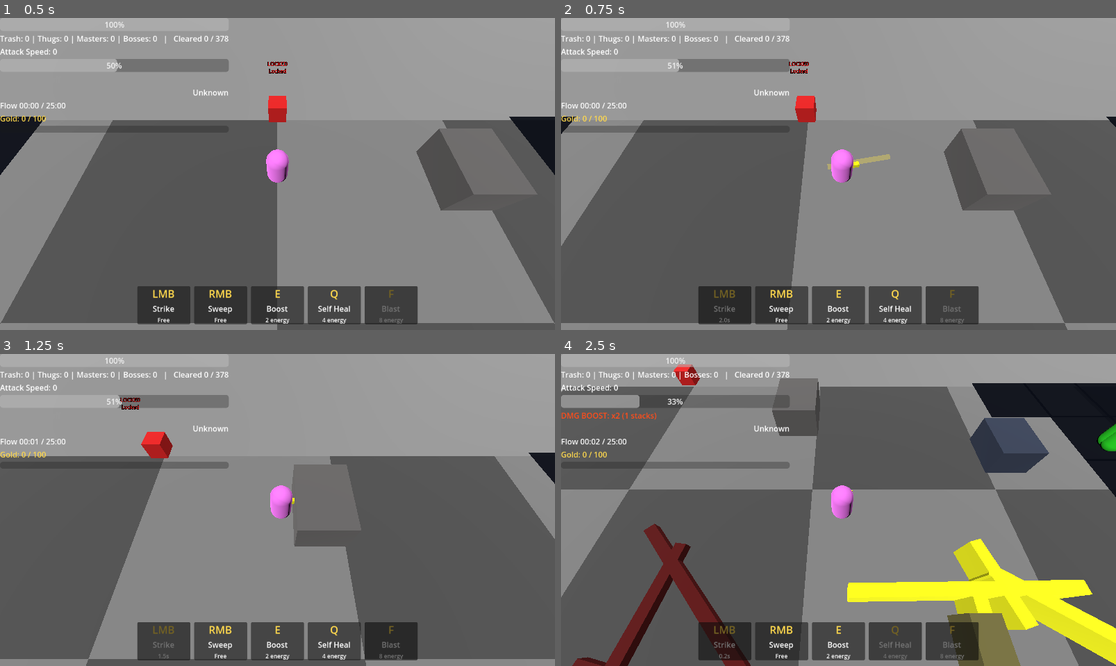
Above: before the commit, frames 1-4 (two rows, left to right).
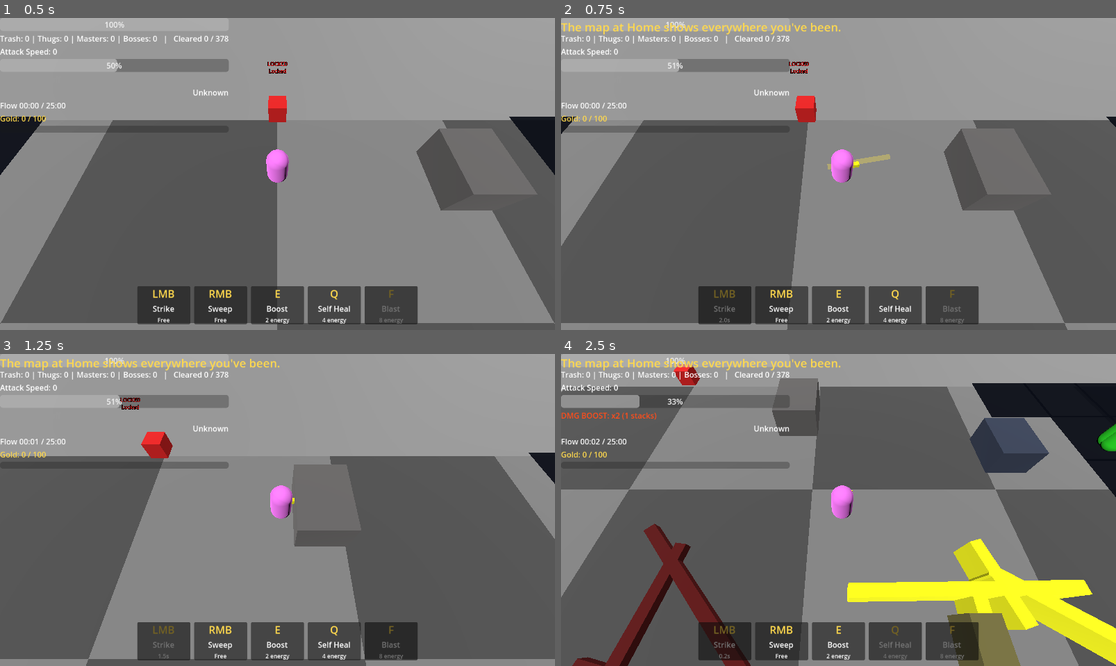
Above: after the commit, the same moments.

Repository: Zietgeist/Exultation
Game: Godot game, scene res://ZoneBase.tscn
Two runs of this game, one before a commit and one after it. Both use one fixed random seed, a clock stepped at 60 frames per second and the inputs below. This scene is started directly instead of the project's main scene.
Inputs (mouse positions are in pixels of both pictures, inside the frame that each line leads up to):
- Up to frame 1 (0.5 s): no input
- Up to frame 2 (0.75 s): tap Enter at 0.5 s; move the mouse to (960, 158) at 0.52 s; hold Right (ui_right) from 0.53 s (still down); tap M at 0.6 s; click (960, 158) at 0.67 s
- Up to frame 3 (1.25 s): keep holding Right (ui_right)
- Up to frame 4 (2.5 s): move the mouse to (727, 525) at 1.27 s; release Right (ui_right) at 1.28 s; hold Down (ui_down) 1.28-2.03 s; tap M at 1.35, 2.3 s; click (727, 525) at 1.42 s; move the mouse to (894, 441) at 2.02 s; hold Right (ui_right) from 2.03 s (still down); tap E at 2.1 s; click (894, 441) at 2.17 s

Frame 1 is identical in both runs. In frame 2, 0.5% of the frame differs, in the area x 0-51%, y 1-6%; in frame 3, 0.5%; in frame 4, 0.5%.

Commit message:
Map (M): world map at Home, zone map once a zone is cleared; lighthouse beacons sweep from open gates every 20s; 2nd boss spawns hunting the player; gold notices; enemies never spawn inside walls
Co-Authored-By: Claude Opus 5.5 <noreply@anthropic.com>
Claude-Session: https://claude.ai/code/session_013yxoaHLvU2gzuZEUgoi9o3

Diff:
--- a/GameState.gd
+++ b/GameState.gd
@@ -286,3 +286,46 @@
 		if d.contains(world_pos):
 			return d
 	return null
+
+
+# ---------------- Notices (big gold message on screen) ----------------
+signal notice(text)
+
+func notify(text: String):
+	print(text)
+	notice.emit(text)
+
+
+# ---------------- Map data ----------------
+# Where each zone sits in the Golden Ratio spiral (x, z, width, depth in world units; Home is 0,0 to 100,100).
+const ZONE_LAYOUT = {
+	"res://Home.tscn": Rect2(0, 0, 100, 100),
+	"res://Zone1.tscn": Rect2(-60, 0, 60, 100),
+	"res://Zone2.tscn": Rect2(-60, -170, 170, 170),
+	"res://Zone3.tscn": Rect2(110, -165, 260, 260),
+}
+
+var zone_marks = {}	# scene path -> [{kind = "death"/"boss", p = position}] (this play session)
+
+
+func add_mark(kind: String, pos: Vector3):
+	var scene = get_tree().current_scene
+	if scene == null:
+		return
+	var path = scene.scene_file_path
+	if not zone_marks.has(path):
+		zone_marks[path] = []
+	zone_marks[path].append({kind = kind, p = pos})
+
+
+## A zone is cleared once both of its bosses are down (or the next zone was unlocked earlier).
+func is_zone_cleared(path: String) -> bool:
+	var i = ZONE_ORDER.find(path)
+	if i != -1 and i + 1 < ZONE_ORDER.size() and is_unlocked(ZONE_ORDER[i + 1]):
+		return true
+	var scene = get_tree().current_scene
+	if scene and scene.scene_file_path == path:
+		var sp = get_tree().get_first_node_in_group("zone_spawner")
+		return sp != null and sp.bosses_killed >= BOSSES_TO_UNLOCK
+	var mem = zone_memory.get(path, {}).get("spawner", null)
+	return mem != null and mem.bosses_killed >= BOSSES_TO_UNLOCK
--- a/character_body_3d.gd
+++ b/character_body_3d.gd
@@ -272,6 +272,7 @@
 ## Token death: back to the entry door with full health. Nothing is lost (for now).
 func die(cause := ""):
 	GameState.deaths += 1
+	GameState.add_mark("death", global_position)
 	print("DEFEATED by ", cause, ". Respawning at the entry door. Deaths: ", GameState.deaths)
 	health = MAX_HEALTH
 	velocity = Vector3.ZERO
--- a/door.gd
+++ b/door.gd
@@ -21,6 +21,7 @@
 	add_child(label)
 	GameState.zone_unlocked.connect(_on_zone_unlocked)
 	_refresh()
+	_add_beacon.call_deferred()
 
 
 func _refresh():
@@ -37,6 +38,15 @@
 	else:
 		label.text = "LOCKED\n" + GameState.unlock_hint(target_scene)
 		label.modulate = LOCKED_COLOR
+
+
+## Out in a zone, open gates sweep a lighthouse beam every 20 seconds so you can find your way out.
+func _add_beacon():
+	if GameState.current_zone == "Home":
+		return
+	var beacon = load("res://gate_beacon.gd").new()
+	beacon.door = self
+	add_child(beacon)
 
 
 func _on_zone_unlocked(_scene_path):
--- a/enemy.gd
+++ b/enemy.gd
@@ -28,6 +28,7 @@
 var player = null
 var attack_cooldown = 0.0
 var aggroed = false
+var hunter = false	# hunters (the 2nd Boss) never stop chasing you
 var difficulty = 1.0
 
 func setup(diff, t = Tier.TRASH):
@@ -60,6 +61,8 @@
 			aggroed = true
 
 		# Idle enemies stand still and skip physics (zones can hold hundreds of them)
+		if hunter:
+			aggroed = true
 		if not aggroed:
 			return
 		velocity.y += GRAVITY * delta
@@ -104,6 +107,8 @@
 	get_parent().add_child(orb)
 
 func die():
+	if tier == Tier.BOSS:
+		GameState.add_mark("boss", global_position)
 	emit_signal("enemy_died", tier)
 	drop_orb()
 	drop_gold()
--- /dev/null
+++ b/gate_beacon.gd
@@ -0,0 +1,57 @@
+extends Node3D
+## Lighthouse beam for a gate. Every 20 seconds it sweeps a long, soft beam across the zone
+## from the gate, so you can tell which way the exit is even through the fog.
+## Only shines while the gate is open.
+
+const PERIOD = 20.0		# seconds between sweeps
+const SWEEP_TIME = 4.0		# how long one sweep takes
+const SWEEP_ARC = deg_to_rad(150)	# total arc it swings through
+const LENGTH = 140.0
+const WIDTH = 4.0
+const COLOR = Color(1.0, 0.95, 0.7)
+
+var door = null
+var _beam: MeshInstance3D
+var _mat: StandardMaterial3D
+var _t = 0.0
+var _inward_angle = 0.0
+
+
+func _ready():
+	_t = randf() * PERIOD	# gates don't all sweep at once
+	var inward = -door.global_position
+	inward.y = 0
+	if inward.length() < 0.1:
+		inward = Vector3.FORWARD
+	_inward_angle = atan2(inward.x, inward.z)
+
+	var mesh = BoxMesh.new()
+	mesh.size = Vector3(WIDTH, 0.05, LENGTH)
+	_mat = StandardMaterial3D.new()
+	_mat.shading_mode = BaseMaterial3D.SHADING_MODE_UNSHADED
+	_mat.transparency = BaseMaterial3D.TRANSPARENCY_ALPHA
+	_mat.blend_mode = BaseMaterial3D.BLEND_MODE_ADD
+	_mat.albedo_color = Color(COLOR, 0.0)
+	_beam = MeshInstance3D.new()
+	_beam.mesh = mesh
+	_beam.material_override = _mat
+	_beam.cast_shadow = GeometryInstance3D.SHADOW_CASTING_SETTING_OFF
+	_beam.position = Vector3(0, 0, LENGTH / 2.0)	# beam starts at the gate and points away
+	var pivot = Node3D.new()
+	pivot.name = "Pivot"
+	pivot.top_level = true	# don't inherit the door's transform
+	add_child(pivot)
+	pivot.global_position = Vector3(door.global_position.x, 0.45, door.global_position.z)	# just above the fog
+	pivot.add_child(_beam)
+
+
+func _process(delta):
+	_t += delta
+	var phase = fmod(_t, PERIOD)
+	var pivot = $Pivot
+	if phase > SWEEP_TIME or not GameState.is_unlocked(door.target_scene):
+		_mat.albedo_color.a = 0.0
+		return
+	var k = phase / SWEEP_TIME	# 0 -> 1 across the sweep
+	pivot.rotation.y = _inward_angle - SWEEP_ARC / 2.0 + SWEEP_ARC * k
+	_mat.albedo_color.a = 0.35 * sin(k * PI)	# fade in, then out
--- a/hud_control.gd
+++ b/hud_control.gd
@@ -11,6 +11,8 @@
 var flow_label = null
 var death_label = null
 var death_timer = 0.0
+var notice_label = null
+var notice_timer = 0.0
 var gold_bar = null
 var gold_label = null
 
@@ -54,7 +56,30 @@
 	death_label.add_theme_constant_override("outline_size", 8)
 	death_label.visible = false
 	get_parent().add_child.call_deferred(death_label)
+
+	# Gold notices near the top (boss coming, zone cleared...)
+	notice_label = Label.new()
+	notice_label.set_anchors_preset(Control.PRESET_CENTER_TOP)
+	notice_label.grow_horizontal = Control.GROW_DIRECTION_BOTH
+	notice_label.offset_top = 70
+	notice_label.horizontal_alignment = HORIZONTAL_ALIGNMENT_CENTER
+	notice_label.add_theme_font_size_override("font_size", 30)
+	notice_label.add_theme_color_override("font_color", Color(1.0, 0.85, 0.3))
+	notice_label.add_theme_color_override("font_outline_color", Color.BLACK)
+	notice_label.add_theme_constant_override("outline_size", 8)
+	notice_label.visible = false
+	get_parent().add_child.call_deferred(notice_label)
+	GameState.notice.connect(_on_notice)
+
+	# The map (press M)
+	get_parent().add_child.call_deferred(load("res://map_overlay.gd").new())
 	spawner = get_tree().get_first_node_in_group("spawner")
+
+func _on_notice(text: String):
+	notice_label.text = text
+	notice_label.visible = true
+	notice_timer = 4.0
+
 
 func _on_player_died(cause := ""):
 	death_label.text = "DEFEATED"
@@ -66,6 +91,10 @@
 
 
 func _process(delta):
+	if notice_timer > 0.0:
+		notice_timer -= delta
+		if notice_timer <= 0.0:
+			notice_label.visible = false
 	gold_bar.value = GameState.gold_carried
 	gold_label.text = "Gold: %d / %d" % [GameState.gold_carried, GameState.GOLD_CAPACITY]
 	if GameState.is_bag_full():
--- /dev/null
+++ b/map_overlay.gd
@@ -0,0 +1,154 @@
+extends Control
+## The map (press M).
+## - At Home: the whole spiral, showing what you've explored in each zone.
+## - In a zone you've cleared (both bosses down): that zone, with you, the gates,
+##   enemies still left, where you fell (red X) and where bosses fell (gold ring).
+## - Anywhere else: no map. You learn the zone by walking it.
+
+const FOG_CELL = 4.0		# must match fog_of_war.gd CELL
+const BG = Color(0.03, 0.03, 0.05, 0.85)
+const UNEXPLORED = Color(0.12, 0.12, 0.16)
+const EXPLORED = Color(0.45, 0.45, 0.5)
+const LOCKED = Color(0.07, 0.07, 0.09)
+const GOLD = Color(1.0, 0.85, 0.3)
+const TIER_COLORS = [Color(0.2, 0.9, 0.2), Color(0.3, 0.5, 1.0), Color(0.7, 0.2, 1.0), Color(1.0, 0.8, 0.0)]
+
+var _redraw_timer = 0.0
+
+
+func _ready():
+	set_anchors_preset(Control.PRESET_FULL_RECT)
+	mouse_filter = Control.MOUSE_FILTER_IGNORE
+	visible = false
+
+
+func _unhandled_input(event):
+	if event is InputEventKey and event.pressed and not event.echo and event.keycode == KEY_M:
+		visible = not visible
+		queue_redraw()
+
+
+func _process(delta):
+	if not visible:
+		return
+	_redraw_timer -= delta
+	if _redraw_timer <= 0.0:
+		_redraw_timer = 0.2
+		queue_redraw()
+
+
+func _draw():
+	draw_rect(Rect2(Vector2.ZERO, size), BG)
+	var scene = get_tree().current_scene
+	if scene == null:
+		return
+	var path = scene.scene_file_path
+	var font = get_theme_default_font()
+	if path == "res://Home.tscn":
+		_draw_world(font)
+	elif GameState.is_zone_cleared(path):
+		_draw_zone(path, font)
+	else:
+		var msg = "No map yet.\nDefeat both bosses in this zone to draw its map.\nThe map at Home shows everywhere you've been."
+		draw_multiline_string(font, Vector2(0, size.y / 2.0 - 40), msg, HORIZONTAL_ALIGNMENT_CENTER, size.x, 24, -1, GOLD)
+	draw_string(font, Vector2(0, size.y - 30), "M to close", HORIZONTAL_ALIGNMENT_CENTER, size.x, 18, Color(0.8, 0.8, 0.8))
+
+
+# ---------- World map (Home) ----------
+func _draw_world(font):
+	var bounds = Rect2()
+	var first = true
+	for p in GameState.ZONE_LAYOUT:
+		var r = GameState.ZONE_LAYOUT[p]
+		bounds = r if first else bounds.merge(r)
+		first = false
+	var fit = _fit(bounds, 0.8)
+	draw_string(font, Vector2(0, 50), "THE SPIRAL", HORIZONTAL_ALIGNMENT_CENTER, size.x, 30, GOLD)
+	for p in GameState.ZONE_LAYOUT:
+		var r = GameState.ZONE_LAYOUT[p]
+		var screen = Rect2(fit.offset + r.position * fit.scale, r.size * fit.scale)
+		var zone_label = GameState.ZONE_NAMES.get(p, p)
+		if p == "res://Home.tscn":
+			draw_rect(screen, EXPLORED)
+			var player = get_tree().get_first_node_in_group("player")
+			if player:
+				var pp = r.position + r.size / 2.0 + Vector2(player.global_position.x, player.global_position.z)
+				draw_circle(fit.offset + pp * fit.scale, 5, Color.WHITE)
+		elif not GameState.is_unlocked(p):
+			draw_rect(screen, LOCKED)
+			zone_label += "  (locked)"
+		else:
+			var fog = GameState.zone_memory.get(p, {}).get("fog", null)
+			_draw_fog_cells(screen, r.size / 2.0, fog)
+			if GameState.is_zone_cleared(p):
+				zone_label += "  - cleared"
+		draw_rect(screen, GOLD if GameState.is_zone_cleared(p) else Color(0.5, 0.5, 0.55), false, 2.0)
+		draw_string(font, screen.position + Vector2(6, 22), zone_label, HORIZONTAL_ALIGNMENT_LEFT, -1, 18, Color.WHITE)
+
+
+# ---------- Zone map (cleared zone) ----------
+func _draw_zone(path: String, font):
+	var floor_node = get_tree().get_first_node_in_group("map_floor")
+	if floor_node == null:
+		return
+	var half = floor_node.get_half_size()
+	var local_rect = Rect2(-half, half * 2.0)
+	var fit = _fit(local_rect, 0.8)
+	var screen = Rect2(fit.offset + local_rect.position * fit.scale, local_rect.size * fit.scale)
+	var fog = get_tree().get_first_node_in_group("zone_fog")
+	_draw_fog_cells(screen, half, fog.revealed if fog else null)
+	draw_rect(screen, GOLD, false, 2.0)
+	draw_string(font, Vector2(0, 50), GameState.ZONE_NAMES.get(path, path) + "  - cleared", HORIZONTAL_ALIGNMENT_CENTER, size.x, 30, GOLD)
+
+	# Enemies still left (awake and sleeping)
+	var sp = get_tree().get_first_node_in_group("zone_spawner")
+	for e in get_tree().get_nodes_in_group("enemy"):
+		draw_circle(_to_screen(fit, e.global_position), 2.0, TIER_COLORS[e.tier])
+	if sp:
+		for d in sp.dormant:
+			draw_circle(_to_screen(fit, d.p), 2.0, TIER_COLORS[d.t])
+	# Gates
+	for door in get_tree().get_nodes_in_group("door"):
+		var c = _to_screen(fit, door.global_position)
+		draw_rect(Rect2(c - Vector2(5, 5), Vector2(10, 10)), Color(0, 1, 1) if GameState.is_unlocked(door.target_scene) else Color(0.9, 0.1, 0.1))
+	# Where you fell / where bosses fell
+	for m in GameState.zone_marks.get(path, []):
+		var c = _to_screen(fit, m.p)
+		if m.kind == "death":
+			draw_line(c - Vector2(5, 5), c + Vector2(5, 5), Color(1, 0.2, 0.2), 2.0)
+			draw_line(c - Vector2(5, -5), c + Vector2(5, -5), Color(1, 0.2, 0.2), 2.0)
+		else:
+			draw_arc(c, 8, 0, TAU, 20, GOLD, 2.0)
+	# You
+	var player = get_tree().get_first_node_in_group("player")
+	if player:
+		draw_circle(_to_screen(fit, player.global_position), 5, Color.WHITE)
+
+
+# ---------- helpers ----------
+## Scale + offset that fits a world rectangle into a share of the screen, centered.
+func _fit(world: Rect2, share: float) -> Dictionary:
+	var s = min(size.x * share / world.size.x, size.y * share / world.size.y)
+	var offset = size / 2.0 - (world.position + world.size / 2.0) * s
+	return {scale = s, offset = offset}
+
+
+func _to_screen(fit: Dictionary, world_pos: Vector3) -> Vector2:
+	return fit.offset + Vector2(world_pos.x, world_pos.z) * fit.scale
+
+
+## Paint a zone's fog grid into a screen rectangle: explored squares light, the rest dark.
+func _draw_fog_cells(screen: Rect2, half: Vector2, revealed):
+	draw_rect(screen, UNEXPLORED)
+	if revealed == null:
+		return
+	var cols = ceili(half.x * 2.0 / FOG_CELL)
+	var rows = ceili(half.y * 2.0 / FOG_CELL)
+	if revealed.size() != cols * rows:
+		return
+	var cw = screen.size.x / cols
+	var ch = screen.size.y / rows
+	for r in range(rows):
+		for c in range(cols):
+			if revealed[r * cols + c]:
+				draw_rect(Rect2(screen.position + Vector2(c * cw, r * ch), Vector2(cw + 0.5, ch + 0.5)), EXPLORED)
--- a/spawner.gd
+++ b/spawner.gd
@@ -186,11 +186,14 @@
 	return 0
 
 
+## The 2nd Boss arrives just off-screen and comes straight for you.
 func _spawn_boss_near_player():
 	while bosses_spawned < MAX_BOSSES:
 		var angle = randf() * TAU
-		_make_enemy(3, player.global_position + Vector3(cos(angle), 0, sin(angle)) * 15.0)
-	print("A BOSS HAS ARRIVED!")
+		var boss = _make_enemy(3, player.global_position + Vector3(cos(angle), 0, sin(angle)) * 25.0)
+		boss.hunter = true
+		boss.aggroed = true
+	GameState.notify("A BOSS IS COMING FOR YOU!")
 
 
 ## Create one real enemy of a tier at a spot (kept inside the walls) and count it.
@@ -221,7 +224,7 @@
 	enemy.set_meta("from_spawner", true)
 	get_tree().current_scene.add_child(enemy)  # enemies belong to the zone, so they vanish when we leave
 	pos.y = ENEMY_REST_HEIGHT
-	enemy.global_position = clamp_to_map(pos)
+	enemy.global_position = _clear_spot(clamp_to_map(pos))
 	enemy.call("setup", 1.0, t)
 	if h > 0.0:
 		enemy.health = h
@@ -303,6 +306,8 @@
 		3:
 			bosses_killed += 1
 			GameState.on_boss_killed(bosses_killed)
+			if bosses_killed == MAX_BOSSES:
+				GameState.notify("ZONE CLEARED!  Map unlocked (press M)")
 	var guardian = get_tree().get_first_node_in_group("guardian")
 	if guardian:
 		guardian.notify_boss_killed(bosses_killed)
@@ -321,3 +326,27 @@
 	pos.x = clamp(pos.x, -half.x, half.x)
 	pos.z = clamp(pos.z, -half.y, half.y)
 	return pos
+
+
+## Nudge a spawn spot so the enemy isn't stuck inside a wall or block.
+var _probe: SphereShape3D = null
+
+func _clear_spot(pos: Vector3) -> Vector3:
+	if _probe == null:
+		_probe = SphereShape3D.new()
+		_probe.radius = 0.9
+	var space = get_world_3d().direct_space_state
+	var query = PhysicsShapeQueryParameters3D.new()
+	query.shape = _probe
+	for attempt in range(12):
+		var test = pos if attempt == 0 else clamp_to_map(pos + Vector3(randf_range(-4, 4), 0, randf_range(-4, 4)))
+		test.y = ENEMY_REST_HEIGHT
+		query.transform = Transform3D(Basis(), test)
+		var blocked = false
+		for hit in space.intersect_shape(query, 8):
+			if hit.collider is StaticBody3D:
+				blocked = true
+				break
+		if not blocked:
+			return test
+	return pos
